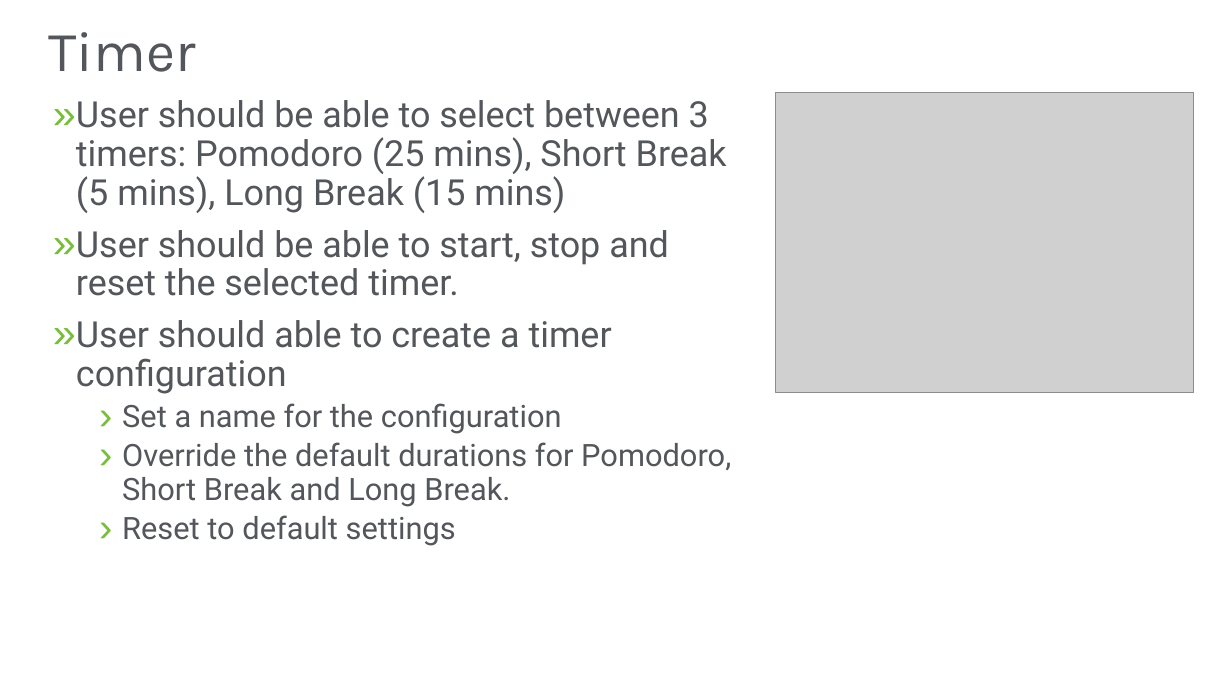
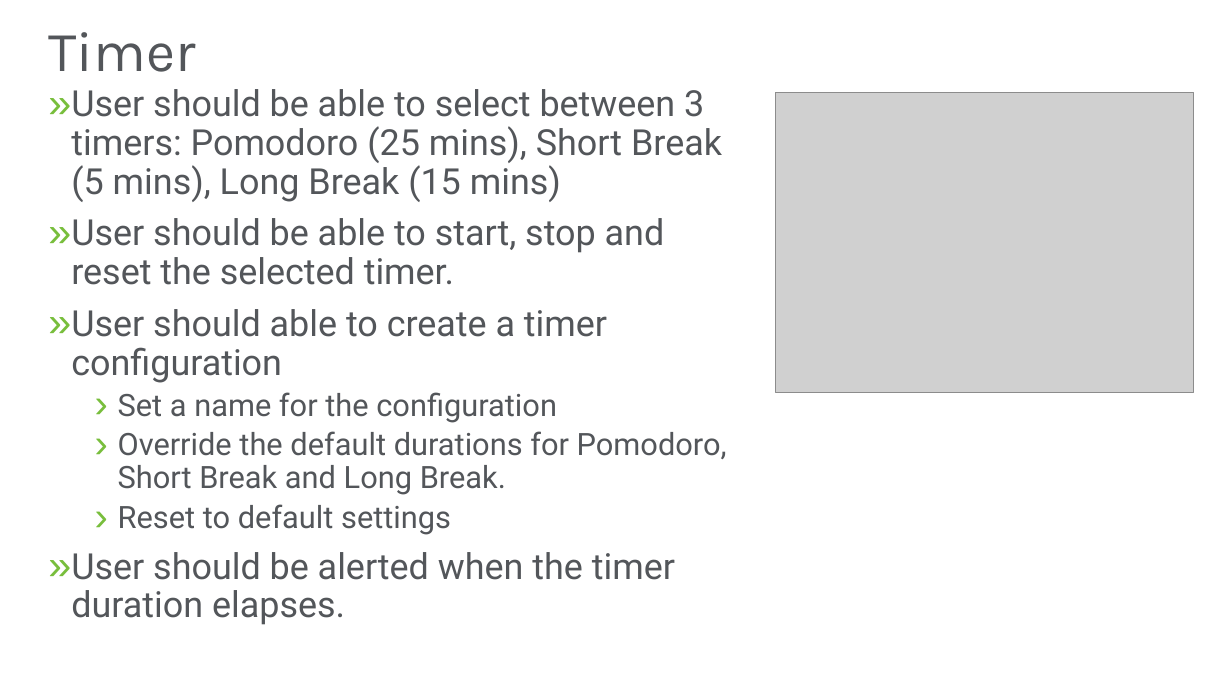
Before and after one commit to tmchanph/mmr, a slide deck: slide 7 of docs/presentations/MMR W6D2 Final Project.pptx. Drawn at 1232x693 pixels with LibreOffice and Linux fonts; fonts in the diff are those of the drawing; grey boxes stand for pictures; background and template pictures are left out. Boxes give left, top, right and bottom in pixels: in the first picture for what was removed or moved away, otherwise in the second. Text is boxed around its words. In the diff, an @@ line names an element or a change of style, - is before the commit and + after.

```diff
--- a/docs/presentations/MMR W6D2 Final Project.pptx
+++ b/docs/presentations/MMR W6D2 Final Project.pptx
@@ text "User should be able to ...": place and size @@
-text "User should be able to ..." at [76, 100, 731, 546]
+text "User should be able to ..." at [71, 89, 727, 625]
@@ text at [71, 552, 675, 625]: paragraph added @@
+» User should be alerted when the timer duration elapses.
```
Also in this commit, not shown: 1 other slide changed.
